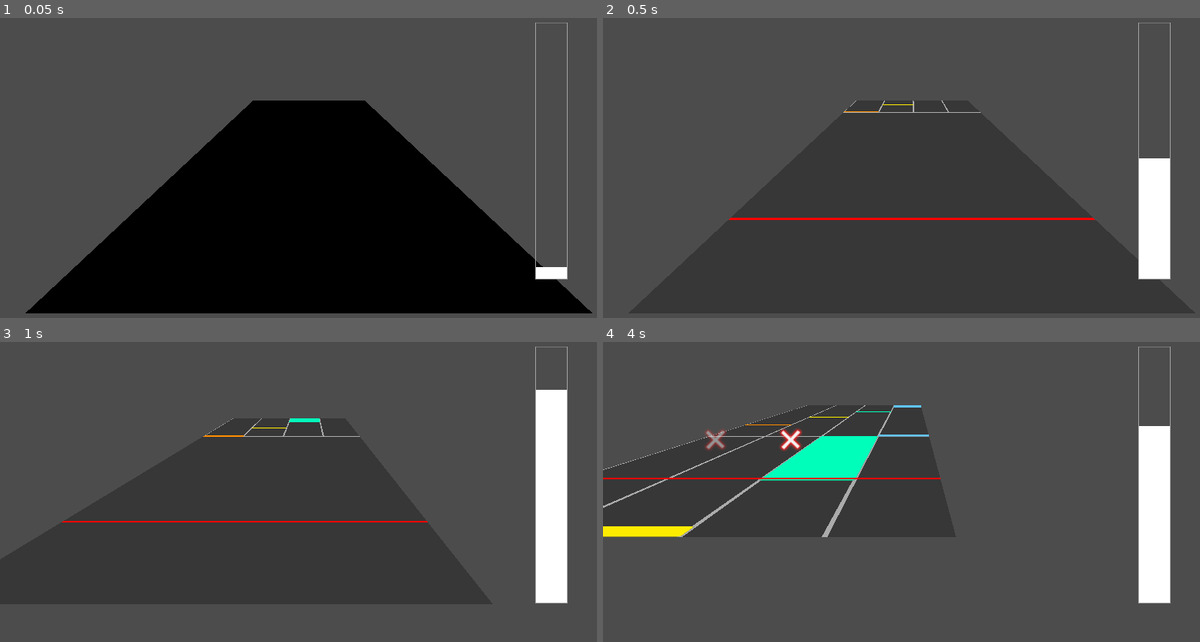
Above: before the commit, frames 1-4 (two rows, left to right).
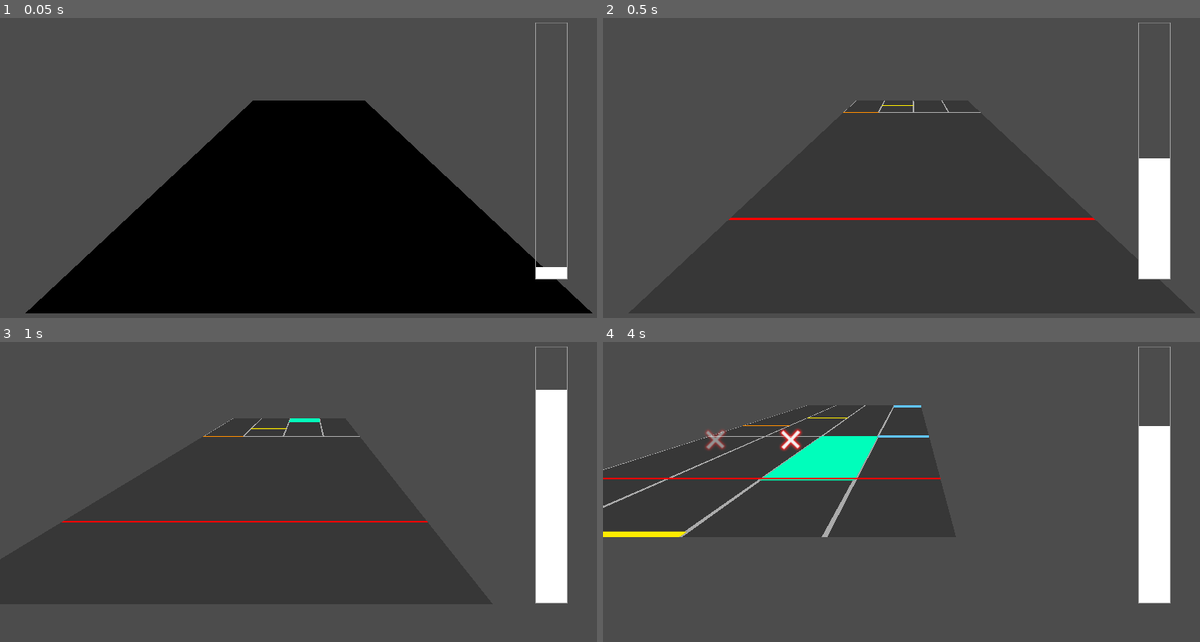
Above: after the commit, the same moments.

Repository: AM-Mikey/MTC
Game: Godot game, scene res://src/Rhythm/World3D.tscn
The game is run twice, just before and just after one commit, with the same random seed, the same clock (stepped at 60 frames per second) and the same inputs. This scene is started directly instead of the project's main scene.
Inputs (mouse positions are in pixels of both pictures, inside the frame that each line leads up to):
- Up to frame 1 (0.05 s): no input
- Up to frame 2 (0.5 s): no input
- Up to frame 3 (1 s): tap Enter at 0.5 s; move the mouse to (447, 483) at 0.52 s; hold D from 0.53 s (still down); tap Q at 0.6 s; click (447, 483) at 0.67 s
- Up to frame 4 (4 s): release D at 1.25 s; drag from (788, 516) to (883, 570) at 1.27 s; move the mouse to (973, 423) at 2.02 s; hold D 2.03-2.75 s; tap Q at 2.1, 3.6 s; drag from (883, 570) to (728, 447) at 2.77 s; move the mouse to (1098, 552) at 3.52 s; hold A from 3.53 s (still down)

Frame 1 is identical in both runs. In frame 2, less than 0.1% of the frame differs, in the area x 40-53%, y 28-32%; in frame 3, less than 0.1%; in frame 4, 0.5%, in the area x 0-55%, y 23-66%.

Commit message:
distinguished between single and held notes and cleaned up unused scenes

Diff:
--- a/src/Rhythm/Chart.gd
+++ b/src/Rhythm/Chart.gd
@@ -109,7 +109,14 @@
 
 
 func spawn_note(note_lane, note_start_time, note_value):
-	var note = load("res://src/Rhythm/Note.tscn").instance()
+	var note
+
+	### determine if single or held note
+
+	if note_value == 0:
+		note = load("res://src/Rhythm/NoteSingle.tscn").instance()
+	else:
+		note = load("res://src/Rhythm/NoteHeld.tscn").instance()
 
 	note.width = line_distance
 
--- a/src/Rhythm/Chart3D.gd
+++ /dev/null
@@ -1,151 +0,0 @@
-extends Spatial
-
-var chart_path = "res://src/Rhythm/Charts/test.json"
-var data
-
-var note_pos_y = -16
-var chart_pos_y = 0
-
-export var color_a = Color.orangered
-export var color_b = Color.gold
-export var color_c = Color.springgreen
-export var color_d = Color.dodgerblue
-
-var line_width = 5
-var line_color = Color.dimgray
-var line_count = 5
-var line_distance = 32
-
-var measure_width = 10
-var measure_color = Color.dimgray
-var measure_count = 99
-var measure_distance = 128
-
-#var staff_width = 99999
-#var staff_height = 1080
-
-var beats_per_measure = 4.0
-var beat_value = 0.25
-
-var tempo: float = 60
-
-var velocity: Vector3
-
-func _ready():
-	setup_lane_lines()
-	setup_measures()
-
-#	spawn_note()
-
-
-	load_data()
-
-
-func setup_lane_lines():
-	var lines_left = line_count
-	var line_pos = Vector3(line_distance * (line_count -1) * -0.5, 0, 0)
-
-	while lines_left > 0:
-		print("added lane line")
-		var line = ImmediateGeometry.new()
-		add_child(line)
-
-		line.add_vertex(line_pos)
-		line.add_vertex(Vector3(line_pos.x, 0, -9999))
-
-		#line.width = line_width
-		line.set_color(line_color)
-
-
-		lines_left -=1
-		line_pos.x += line_distance
-
-
-
-func setup_measures():
-	var measures_left = measure_count
-	var measure_pos = Vector3(line_distance * (line_count -1) * -0.5, 0, 0)
-
-	while measures_left > 0:
-		print("added measure")
-		var measure = ImmediateGeometry.new()
-		add_child(measure)
-
-		measure.add_vertex(measure_pos)
-		measure.add_vertex(Vector3(measure_pos.x * -1, 0, measure_pos.z))
-
-		#measure.width = measure_width
-		measure.set_color(measure_color)
-
-
-		measures_left -=1
-		measure_pos.z -= measure_distance
-
-func _physics_process(delta):
-	var beats_per_minute = tempo
-	var measures_per_minute = beats_per_minute / beats_per_measure
-	var seconds_per_measure = 60 / measures_per_minute
-	var distance_per_second = measure_distance / seconds_per_measure
-
-	velocity = Vector3(0, 0, distance_per_second)
-
-	translate(velocity * delta)
-
-
-func load_data():
-	var file = File.new()
-	if file.file_exists(chart_path):
-		file.open(chart_path, File.READ)
-		var text = file.get_as_text()
-		data = JSON.parse(text).result
-		#data = file.get_string()
-		file.close()
-
-	print(data)
-
-	for n in data["notes"]:
-		spawn_note(n[0], n[1], n[2])
-
-
-func spawn_note(note_lane, note_start_time, note_value):
-	var note = load("res://src/Rhythm/Note3D.tscn").instance()
-
-	note.width = line_distance
-
-	### note pitch
-
-	note_lane = int(note_lane)
-
-	if note_lane >=1 and note_lane <=4:
-			match note_lane:
-				1: #A
-					note.color = color_a
-					note.translation.x -= 1.5 * line_distance
-				2: #B
-					note.color = color_b
-					note.translation.x -= 0.5 * line_distance
-				3: #C
-					note.color = color_c
-					note.translation.x += 0.5 * line_distance
-				4: #D
-					note.color = color_d
-					note.translation.x += 1.5 * line_distance
-	else:
-		printerr("ERROR: chart has note outside of pitch range")
-
-
-
-
-	### note start time
-
-	if note_start_time[1] > beats_per_measure:
-		printerr("ERROR: chart has note with beat number higher than beats per measure")
-	note.translation.z = ((note_start_time[0] - 1) * measure_distance * -1) + ((note_start_time[1] - 1) * (measure_distance/beats_per_measure) * -1)
-
-
-	### note value
-
-	if note_value != 0:
-		note.depth = (note_value / (beats_per_measure * beat_value)) * measure_distance
-
-	add_child(note)
--- a/src/Rhythm/Chart3D.tscn
+++ /dev/null
@@ -1,6 +0,0 @@
-[gd_scene load_steps=2 format=2]
-
-[ext_resource path="res://src/Rhythm/Chart3D.gd" type="Script" id=1]
-
-[node name="Chart3D" type="Spatial"]
-script = ExtResource( 1 )
--- a/src/Rhythm/Note3D.gd
+++ /dev/null
@@ -1,18 +0,0 @@
-extends Spatial
-
-
-var width: float = 128
-var height: float = 2
-var depth: float = 32
-
-var color = Color.white
-
-func _ready():
-#	var new_stylebox = $Panel.get_stylebox("panel").duplicate()
-#	new_stylebox.bg_color = color
-#	$CSGBox.add_stylebox_override("panel", new_stylebox)
-
-
-	$MeshInstance.mesh.size.x = width
-	$MeshInstance.mesh.size.y = height
-	$MeshInstance.mesh.size.z = depth
--- a/src/Rhythm/Note3D.tscn
+++ /dev/null
@@ -1,15 +0,0 @@
-[gd_scene load_steps=4 format=2]
-
-[ext_resource path="res://src/Rhythm/Note3D.gd" type="Script" id=1]
-
-[sub_resource type="CubeMesh" id=1]
-
-[sub_resource type="SpatialMaterial" id=2]
-flags_unshaded = true
-
-[node name="Note3D" type="Spatial"]
-script = ExtResource( 1 )
-
-[node name="MeshInstance" type="MeshInstance" parent="."]
-mesh = SubResource( 1 )
-material/0 = SubResource( 2 )
--- a/src/Rhythm/Note.tscn
+++ b/src/Rhythm/NoteHeld.tscn
@@ -1,8 +1,8 @@
 [gd_scene load_steps=4 format=2]
 
-[ext_resource path="res://src/Rhythm/Note.gd" type="Script" id=1]
+[ext_resource path="res://src/Rhythm/NoteHeld.gd" type="Script" id=1]
 
-[sub_resource type="StyleBoxFlat" id=2]
+[sub_resource type="StyleBoxFlat" id=1]
 bg_color = Color( 1, 1, 1, 1 )
 corner_radius_top_left = 4
 corner_radius_top_right = 4
@@ -10,17 +10,17 @@
 corner_radius_bottom_left = 4
 shadow_size = 2
 
-[sub_resource type="RectangleShape2D" id=3]
+[sub_resource type="RectangleShape2D" id=2]
 extents = Vector2( 64, 32 )
 
-[node name="Note" type="Node2D"]
+[node name="NoteHeld" type="Node2D"]
 script = ExtResource( 1 )
 
 [node name="Panel" type="Panel" parent="."]
 margin_left = -64.0
 margin_top = -64.0
 margin_right = 64.0
-custom_styles/panel = SubResource( 2 )
+custom_styles/panel = SubResource( 1 )
 __meta__ = {
 "_edit_use_anchors_": false
 }
--- /dev/null
+++ b/src/Rhythm/NoteSingle.gd
@@ -0,0 +1,63 @@
+extends Node2D
+
+signal hit(lane, score, timing)
+signal miss(lane)
+
+var lane: String
+var able = false
+var has_hit = false
+
+var length: float = 32
+var width: float = 128
+var color = Color.white
+
+
+onready var cursor = get_parent().get_parent().get_node("Cursor")
+onready var world_3d = get_tree().get_root().get_node("World3D")
+
+func _ready():
+	connect("hit", world_3d, "on_hit")
+	connect("miss", world_3d, "on_miss")
+
+	var new_stylebox = $Panel.get_stylebox("panel").duplicate()
+	new_stylebox.bg_color = color
+	$Panel.add_stylebox_override("panel", new_stylebox)
+
+	$Panel.margin_top = length * -0.5
+	$Panel.margin_bottom = length * 0.5
+	$Panel.margin_left = width * -0.5
+	$Panel.margin_right = width * 0.5
+
+
+func _on_HitDetector_area_entered(area):
+	able = true
+
+func _on_HitDetector_area_exited(area):
+	able = false
+	if not has_hit:
+		miss()
+
+func _process(delta):
+	if able and not has_hit:
+		if Input.is_action_just_pressed(String("note_" + lane)):
+			hit()
+
+
+func hit():
+	has_hit = true
+	emit_signal("hit", lane, get_score(), get_timing())
+
+func miss():
+	emit_signal("miss", lane)
+
+
+func get_score() -> int:
+	return cursor.position.y - position.y
+
+func get_timing() -> String:
+	if cursor.position.y > position.y:
+		return "early"
+	if cursor.position.y < position.y:
+		return "late"
+	else:
+		return "perfect" #failsafe
--- /dev/null
+++ b/src/Rhythm/NoteSingle.tscn
@@ -0,0 +1,37 @@
+[gd_scene load_steps=4 format=2]
+
+[ext_resource path="res://src/Rhythm/NoteSingle.gd" type="Script" id=1]
+
+[sub_resource type="StyleBoxFlat" id=1]
+bg_color = Color( 1, 1, 1, 1 )
+corner_radius_top_left = 4
+corner_radius_top_right = 4
+corner_radius_bottom_right = 4
+corner_radius_bottom_left = 4
+shadow_size = 2
+
+[sub_resource type="RectangleShape2D" id=2]
+extents = Vector2( 64, 32 )
+
+[node name="NoteSingle" type="Node2D"]
+script = ExtResource( 1 )
+
+[node name="Panel" type="Panel" parent="."]
+margin_left = -64.0
+margin_top = -32.0
+margin_right = 64.0
+margin_bottom = 32.0
+custom_styles/panel = SubResource( 1 )
+__meta__ = {
+"_edit_use_anchors_": false
+}
+
+[node name="HitDetector" type="Area2D" parent="."]
+collision_layer = 0
+collision_mask = 1024
+
+[node name="CollisionShape2D" type="CollisionShape2D" parent="HitDetector"]
+shape = SubResource( 2 )
+
+[connection signal="area_entered" from="HitDetector" to="." method="_on_HitDetector_area_entered"]
+[connection signal="area_exited" from="HitDetector" to="." method="_on_HitDetector_area_exited"]
--- a/src/Rhythm/RhythmScene.tscn
+++ /dev/null
@@ -1,10 +0,0 @@
-[gd_scene load_steps=2 format=2]
-
-[ext_resource path="res://src/Rhythm/RhythmWorld.tscn" type="PackedScene" id=1]
-
-[node name="RhythmScene" type="Spatial"]
-
-[node name="RhythmWorld" parent="." instance=ExtResource( 1 )]
-
-[node name="Camera" type="Camera" parent="."]
-current = true
--- a/src/Rhythm/RhythmWorld3D.gd
+++ /dev/null
@@ -1,16 +0,0 @@
-extends Spatial
-
-
-# Declare member variables here. Examples:
-# var a = 2
-# var b = "text"
-
-
-# Called when the node enters the scene tree for the first time.
-func _ready():
-	pass # Replace with function body.
-
-
-# Called every frame. 'delta' is the elapsed time since the previous frame.
-#func _process(delta):
-#	pass
--- a/src/Rhythm/RhythmWorld3D.tscn
+++ /dev/null
@@ -1,40 +0,0 @@
-[gd_scene load_steps=7 format=2]
-
-[ext_resource path="res://src/Rhythm/RhythmWorld3D.gd" type="Script" id=1]
-[ext_resource path="res://src/Rhythm/Camera.gd" type="Script" id=2]
-[ext_resource path="res://src/Rhythm/Chart3D.tscn" type="PackedScene" id=3]
-
-[sub_resource type="CubeMesh" id=1]
-
-[sub_resource type="SpatialMaterial" id=2]
-emission_enabled = true
-emission = Color( 1, 1, 1, 1 )
-emission_energy = 1.0
-emission_operator = 0
-emission_on_uv2 = false
-
-[sub_resource type="SpatialMaterial" id=3]
-albedo_color = Color( 0.772549, 0.262745, 0.262745, 1 )
-
-[node name="RhythmWorld3D" type="Spatial"]
-script = ExtResource( 1 )
-
-[node name="Chart3D" parent="." instance=ExtResource( 3 )]
-
-[node name="AudioStreamPlayer" type="AudioStreamPlayer" parent="."]
-bus = "Music"
-
-[node name="Camera" type="Camera" parent="."]
-transform = Transform( 0.96598, -0.176257, 0.189251, -5.12087e-08, 0.731782, 0.681539, -0.258617, -0.658353, 0.706887, -0.0692024, 42.8919, 50.1355 )
-script = ExtResource( 2 )
-
-[node name="MeshInstance" type="MeshInstance" parent="."]
-mesh = SubResource( 1 )
-material/0 = SubResource( 2 )
-
-[node name="CSGBox" type="CSGBox" parent="."]
-transform = Transform( 1, 0, 0, 0, 1, 0, 0, 0, 1, 0.472713, -2.69749, 0.195528 )
-width = 116.013
-height = 1.76024
-depth = 111.592
-material = SubResource( 3 )
--- a/src/Rhythm/World.tscn
+++ /dev/null
@@ -1,8 +0,0 @@
-[gd_scene load_steps=2 format=2]
-
-[ext_resource path="res://src/Rhythm/RhythmWorld.tscn" type="PackedScene" id=1]
-
-[node name="World2D" type="Viewport"]
-size = Vector2( 1920, 1080 )
-
-[node name="RhythmWorld" parent="." instance=ExtResource( 1 )]
Renamed: src/Rhythm/Note.gd -> src/Rhythm/NoteHeld.gd
Not shown: 1 places in src/Rhythm/NoteHeld.tscn that only renumber resources
